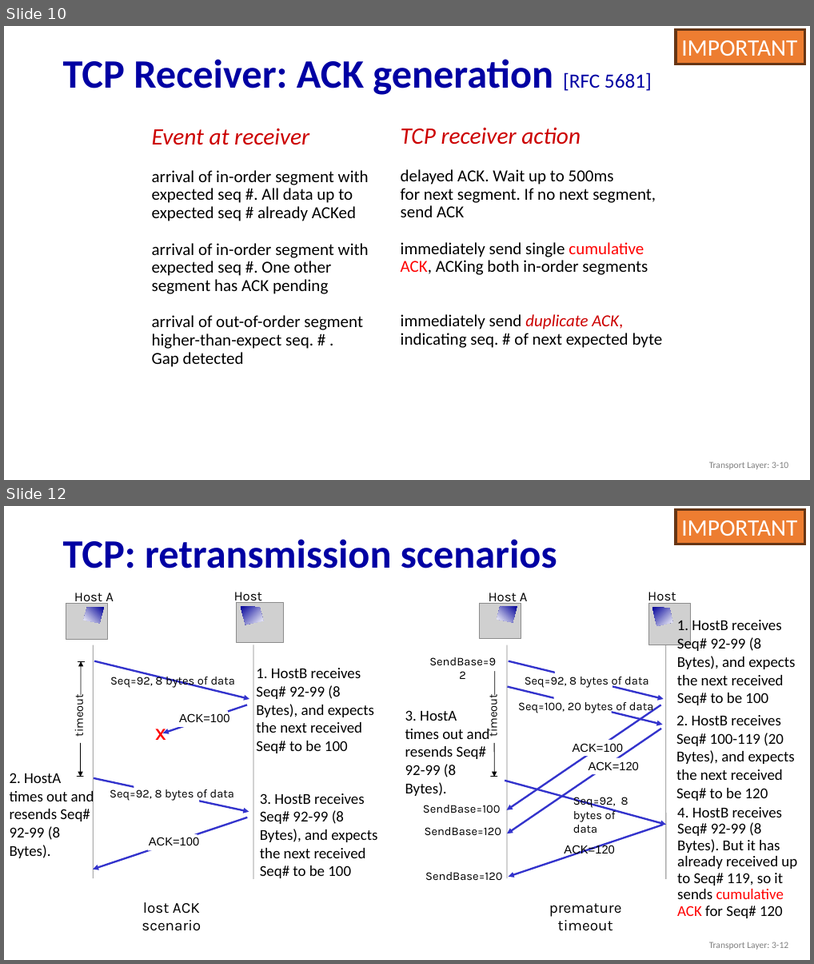
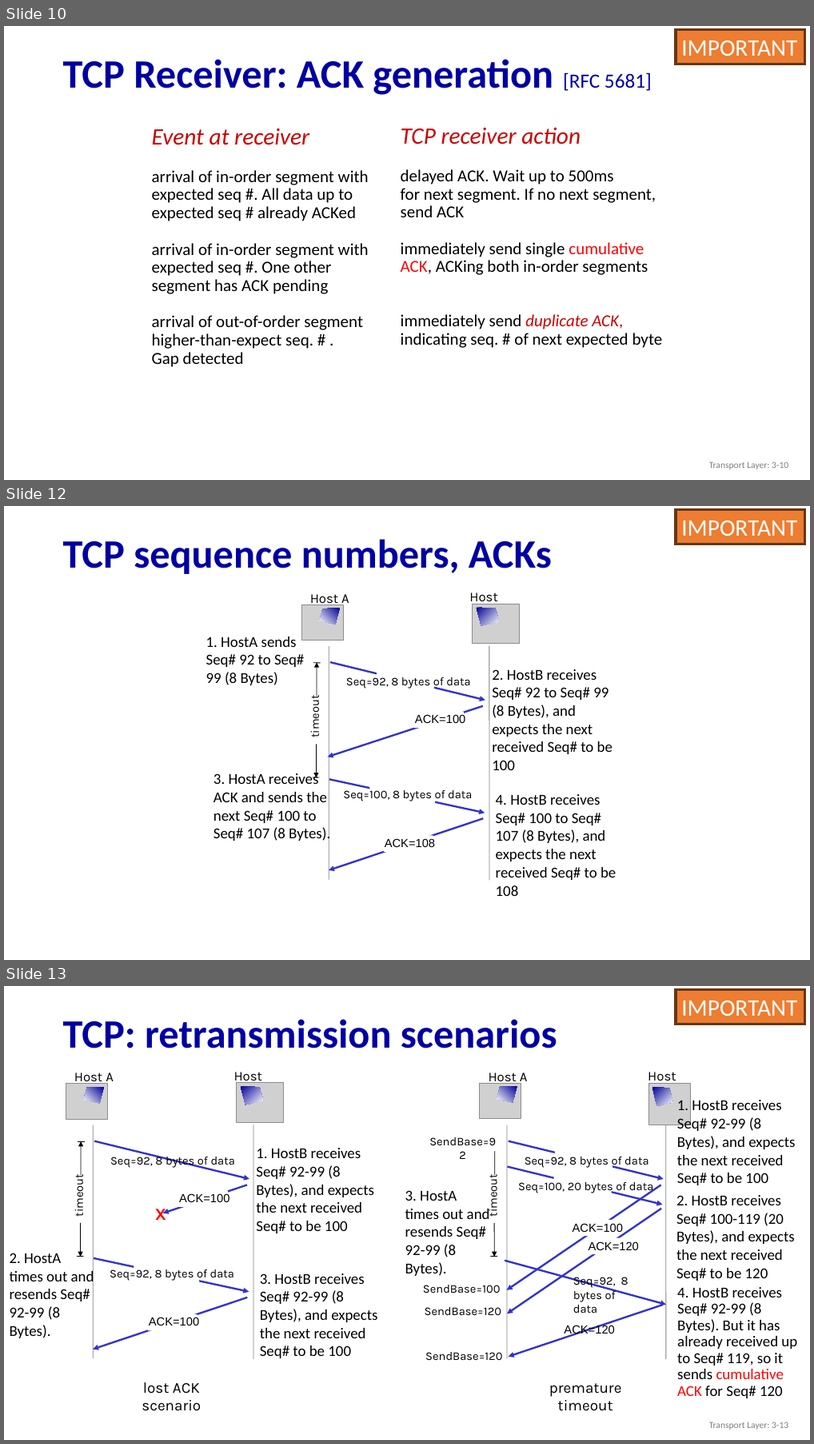
Before and after one commit to guhofstra/CSC175, a slide deck: PPTs/3.5 TCP.pptx. Shown one above the other, each under a label of ours: slides 10 and 12 before the commit, slides 10, 12 and 13 after it; the slides between them are not shown. The pictures are 814x964 and 814x1444 pixels, drawn with LibreOffice and Linux fonts; fonts in the diff are those of the drawing; grey boxes stand for pictures. Boxes give left, top, right and bottom in pixels: in the first picture for what was removed or moved away, otherwise in the second. Text is boxed around its words. In the diff, an @@ line names an element or a change of style, - is before the commit and + after.

```diff
--- a/PPTs/3.5 TCP.pptx
+++ b/PPTs/3.5 TCP.pptx
@@ slide 12 added at [4, 506, 810, 960], background #FFFFFF; not listed: 1 template element that a slide beside it also shows @@
@@ rectangle added at [676, 510, 806, 544], fill #ED7D31, outline #683715 3 pt, 28 pt, text #FFFFFF @@
+IMPORTANT
@@ title added at [63, 539, 552, 574], 48 pt, text #0000A3, bold @@
+TCP sequence numbers, ACKs
@@ text added at [310, 594, 350, 607], 16 pt, text #000000 @@
+Host A
@@ text added at [470, 592, 498, 622], 16 pt, text #000000 @@
+Host B
@@ picture added at [302, 604, 344, 640] @@
@@ freeform shape added at [320, 608, 340, 624], fill gradient #000099 to #FFFFFF @@
@@ picture added at [472, 604, 519, 644] @@
@@ freeform shape added at [477, 608, 499, 626], fill gradient #000099 to #FFFFFF @@
@@ text added at [206, 636, 304, 685], 18 pt, text #000000 @@
+1. HostA sends Seq# 92 to Seq# 99 (8 Bytes)
@@ line added from (329, 646) to (329, 880), #808080 0.75 pt @@
@@ line added from (490, 646) to (490, 880), #808080 0.75 pt @@
@@ arrow added from (330, 662) to (486, 700), #3333CC 2.25 pt @@
@@ rectangle added at [377, 668, 434, 694], fill #FFFFFF @@
@@ text added at [492, 669, 613, 770], 18 pt, text #000000 @@
+2. HostB receives Seq# 92 to Seq# 99 (8 Bytes), and expects the next received Seq# to be 100
@@ text added at [346, 674, 470, 688], 14 pt, text #000000 @@
+Seq=92, 8 bytes of data
@@ arrow added from (483, 706) to (328, 756), #3333CC 2.25 pt @@
@@ rectangle added at [414, 712, 464, 728], fill #FFFFFF @@
@@ text added at [415, 714, 466, 723], 14 pt, text #000000 @@
+ACK=100
@@ text added at [214, 772, 330, 843], 18 pt, text #000000 @@
+3. HostA receives ACK and sends the next Seq# 100 to Seq# 107 (8 Bytes).
@@ group added at [307, 663, 322, 778]: 2 arrows, 2 lines, 1 text @@
+timeout
@@ arrow added from (330, 779) to (485, 812), #3333CC 2.25 pt @@
@@ text added at [343, 788, 472, 802], 14 pt, text #000000 @@
+Seq=100, 8 bytes of data
@@ rectangle added at [370, 779, 435, 808], fill #FFFFFF @@
@@ text added at [496, 794, 616, 896], 18 pt, text #000000 @@
+4. HostB receives Seq# 100 to Seq# 107 (8 Bytes), and expects the next received Seq# to be 108
@@ arrow added from (484, 818) to (329, 870), #3333CC 2.25 pt @@
@@ rectangle added at [384, 835, 434, 852], fill #FFFFFF @@
@@ text added at [385, 838, 435, 847], 14 pt, text #000000 @@
+ACK=108
@@ what was slide 12 is now slide 13 @@
```
Also in this commit, not shown: 1 other slide added, 3 other files.
